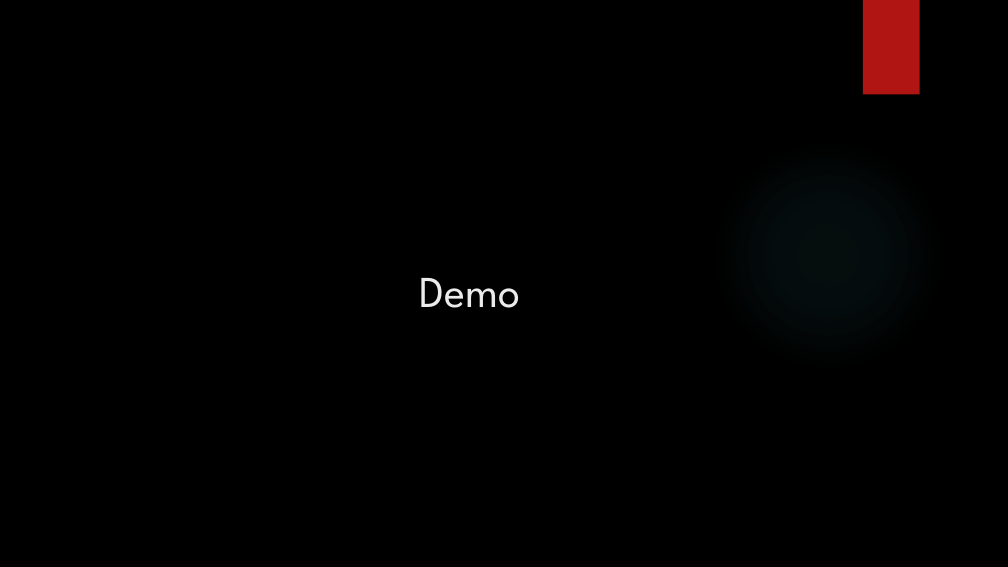
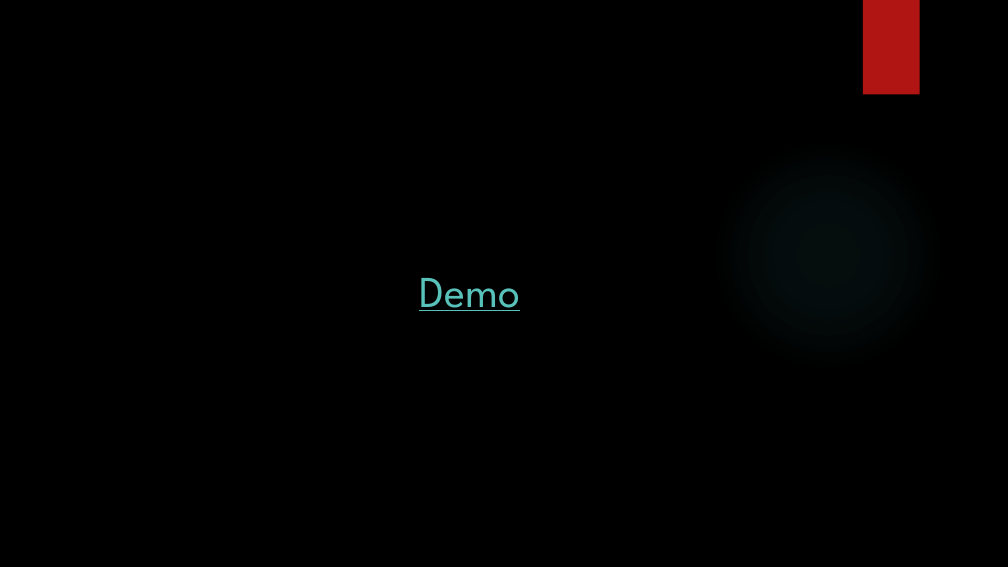
Before and after one commit to tuckergordon/furbish_project, a slide deck: slide 11 of FinalProjectPresentation.pptx. Drawn at 1008x567 pixels with LibreOffice and Linux fonts; fonts in the diff are those of the drawing; background and template pictures are left out. Boxes give left, top, right and bottom in pixels: in the first picture for what was removed or moved away, otherwise in the second. Text is boxed around its words. In the diff, an @@ line names an element or a change of style, - is before the commit and + after.

```diff
--- a/FinalProjectPresentation.pptx
+++ b/FinalProjectPresentation.pptx
@@ text "Demo" at <box>419,278,520,311</box>: text colour #EBEBEB to #58C1BA, underline on @@
```
Also in this commit, not shown: 3 other slides changed, 2 other files.
